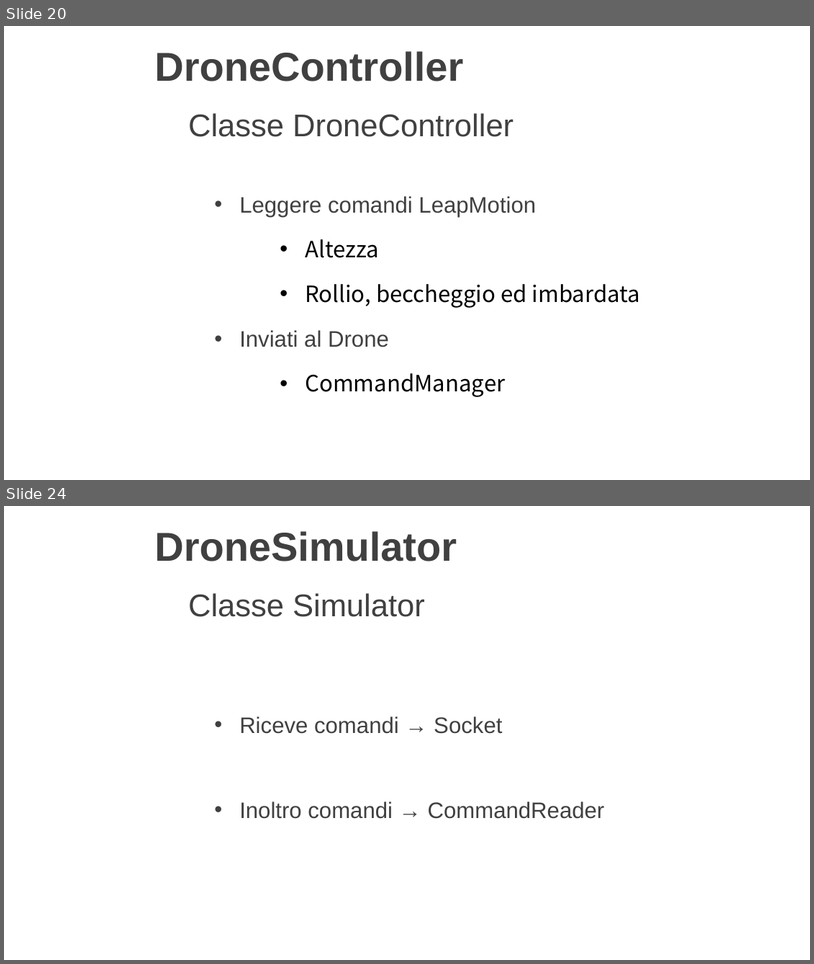
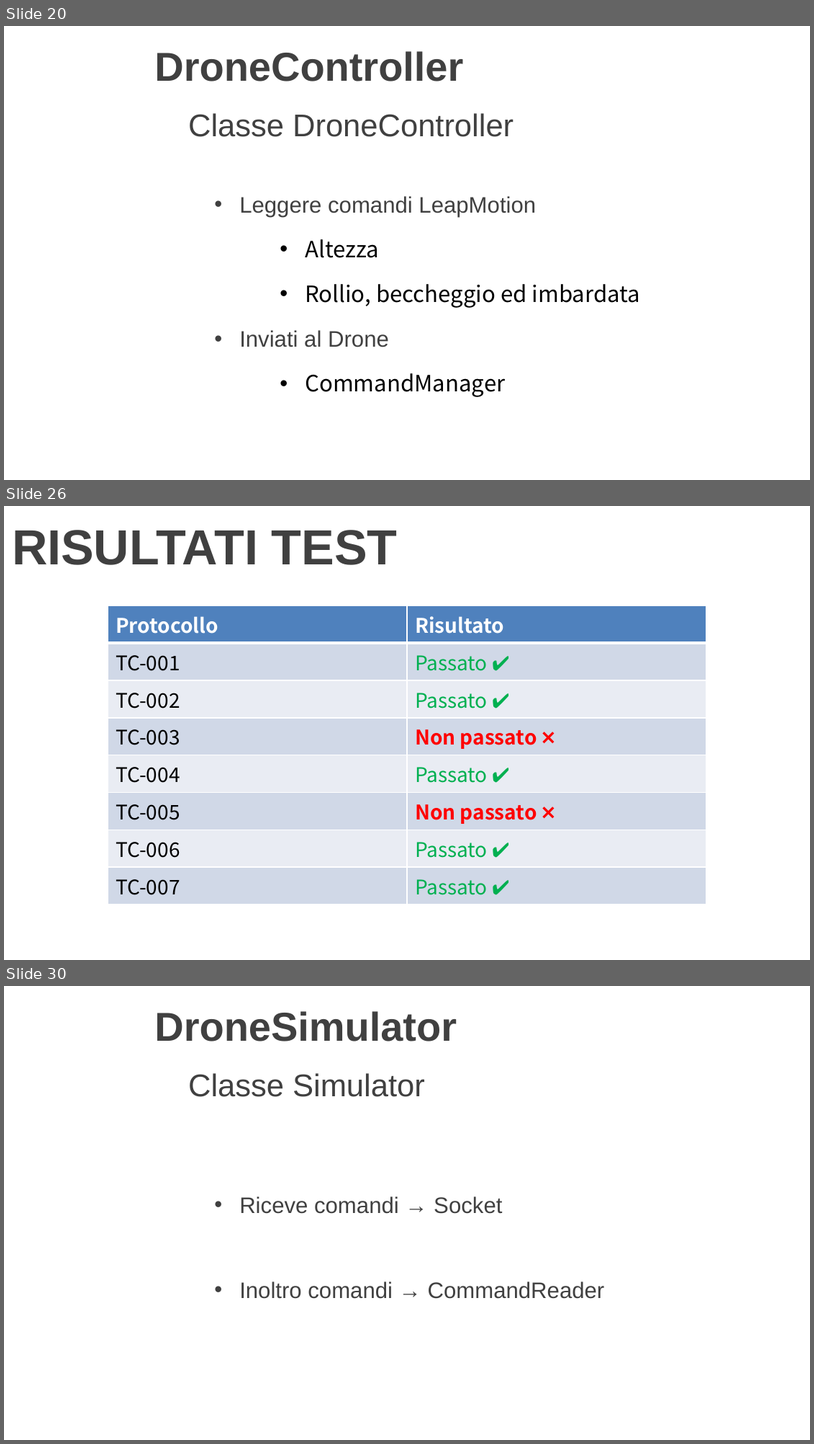
Before and after one commit to LuMug/DroneControlSystem, a slide deck: docs/Presentazione.pptx. Shown one above the other, each under a label of ours: slides 20 and 24 before the commit, slides 20, 26 and 30 after it; the slides between them are not shown. The pictures are 814x964 and 814x1444 pixels, drawn with LibreOffice and Linux fonts; fonts in the diff are those of the drawing; background and template pictures are left out. Boxes give left, top, right and bottom in pixels: in the first picture for what was removed or moved away, otherwise in the second. Text is boxed around its words. In the diff, an @@ line names an element or a change of style, - is before the commit and + after.

```diff
--- a/docs/Presentazione.pptx
+++ b/docs/Presentazione.pptx
@@ slide 26 added at bbox=[4, 506, 810, 960], background picture (left out) @@
@@ title added at bbox=[12, 530, 398, 565], 44 pt, text #404040, bold @@
+RISULTATI TEST
@@ table added at bbox=[108, 606, 707, 898], 8 rows, 2 columns @@
+Protocollo | Risultato
+TC-001 | Passato ✔
+TC-002 | Passato ✔
+TC-003 | Non passato ❌
+TC-004 | Passato ✔
+TC-005 | Non passato ❌
+TC-006 | Passato ✔
+TC-007 | Passato ✔
@@ what was slide 24 is now slide 30 @@
```
Also in this commit, not shown: 5 slides changed, 5 other slides added.
